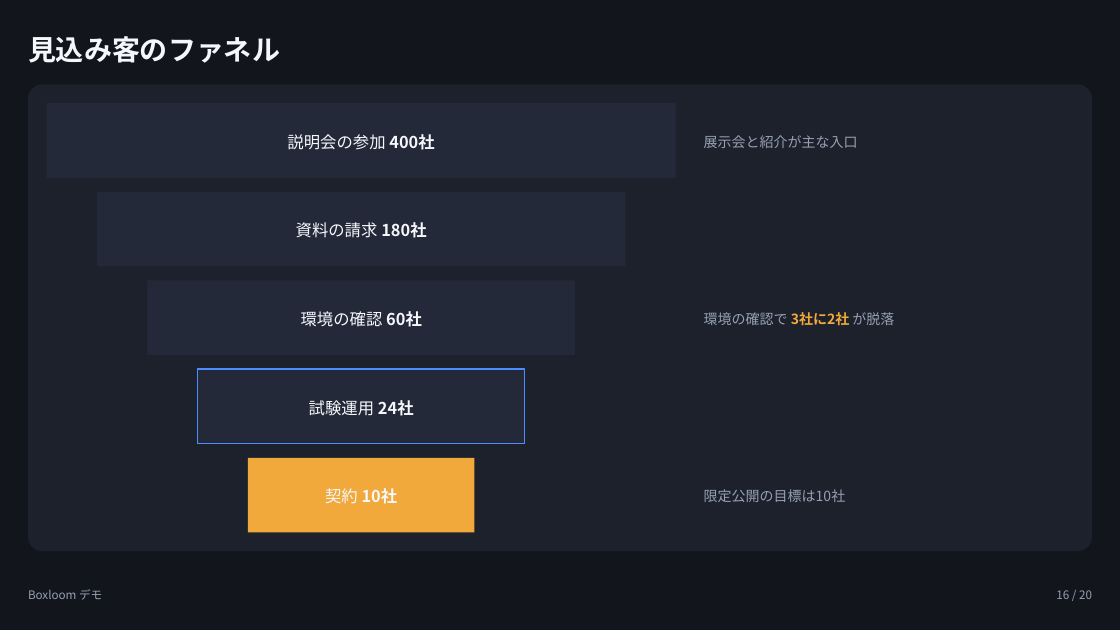
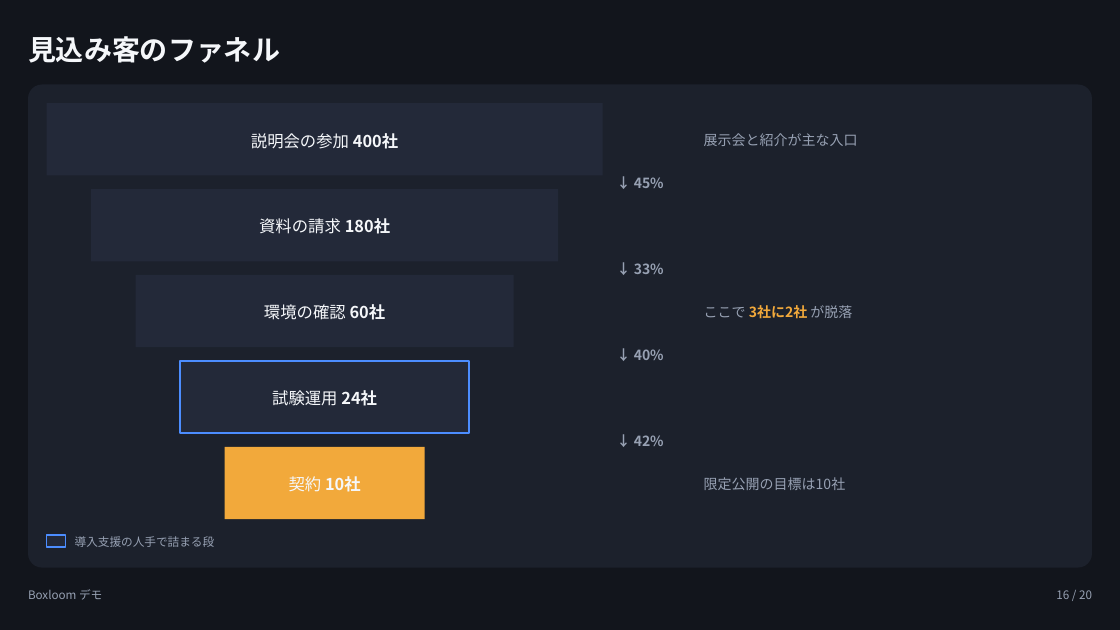
Before and after one commit to tjst-t/boxloom, a slide deck: slide 16 of boxloom/out/subsystems_showcase_dark.pptx. Drawn at 1120x630 pixels with LibreOffice and Linux fonts; fonts in the diff are those of the drawing. Boxes give left, top, right and bottom in pixels: in the first picture for what was removed or moved away, otherwise in the second. Text is boxed around its words. In the diff, an @@ line names an element or a change of style, - is before the commit and + after.

```diff
--- a/boxloom/out/subsystems_showcase_dark.pptx
+++ b/boxloom/out/subsystems_showcase_dark.pptx
@@ rounded rectangle: place and size @@
-rounded rectangle at bbox=[28, 85, 1092, 552]
+rounded rectangle at bbox=[28, 85, 1092, 568]
@@ rounded rectangle at bbox=[28, 85, 1092, 568]: proportions changed @@
@@ rectangle "説明会の参加 400社": place and size @@
-rectangle "説明会の参加 400社" at bbox=[47, 103, 676, 178]
+rectangle "説明会の参加 400社" at bbox=[47, 103, 603, 176]
@@ text added at bbox=[634, 177, 664, 188], 12 pt, text #97A1B3, bold @@
+↓ 45%
@@ rectangle "資料の請求 180社": place and size @@
-rectangle "資料の請求 180社" at bbox=[97, 192, 625, 266]
+rectangle "資料の請求 180社" at bbox=[92, 189, 559, 261]
@@ text added at bbox=[634, 263, 664, 274], 12 pt, text #97A1B3, bold @@
+↓ 33%
@@ rectangle "環境の確認 60社": place and size @@
-rectangle "環境の確認 60社" at bbox=[147, 281, 575, 355]
+rectangle "環境の確認 60社" at bbox=[135, 275, 513, 347]
@@ text at bbox=[704, 305, 852, 319]: text changed @@
-環境の確認で 3社に2社 が脱落
+ここで 3社に2社 が脱落
@@ text added at bbox=[634, 349, 664, 360], 12 pt, text #97A1B3, bold @@
+↓ 40%
@@ rectangle "試験運用 24社": place and size @@
-rectangle "試験運用 24社" at bbox=[197, 369, 524, 444]
+rectangle "試験運用 24社" at bbox=[180, 361, 469, 434]
@@ rectangle "契約 10社": place and size @@
-rectangle "契約 10社" at bbox=[248, 458, 475, 533]
+rectangle "契約 10社" at bbox=[224, 447, 424, 519]
@@ text added at bbox=[634, 435, 664, 446], 12 pt, text #97A1B3, bold @@
+↓ 42%
@@ text "限定公開の目標は10社": place and size @@
-text "限定公開の目標は10社" at bbox=[704, 489, 846, 502]
+text "限定公開の目標は10社" at bbox=[704, 477, 846, 490]
@@ rounded rectangle added at bbox=[47, 535, 66, 547], fill #232939, outline #4C8DFF 1.25 pt @@
@@ text added at bbox=[75, 536, 215, 547], 10 pt, text #97A1B3 @@
+導入支援の人手で詰まる段
```
Also in this commit, not shown: 4 other slides changed, 11 other files.
